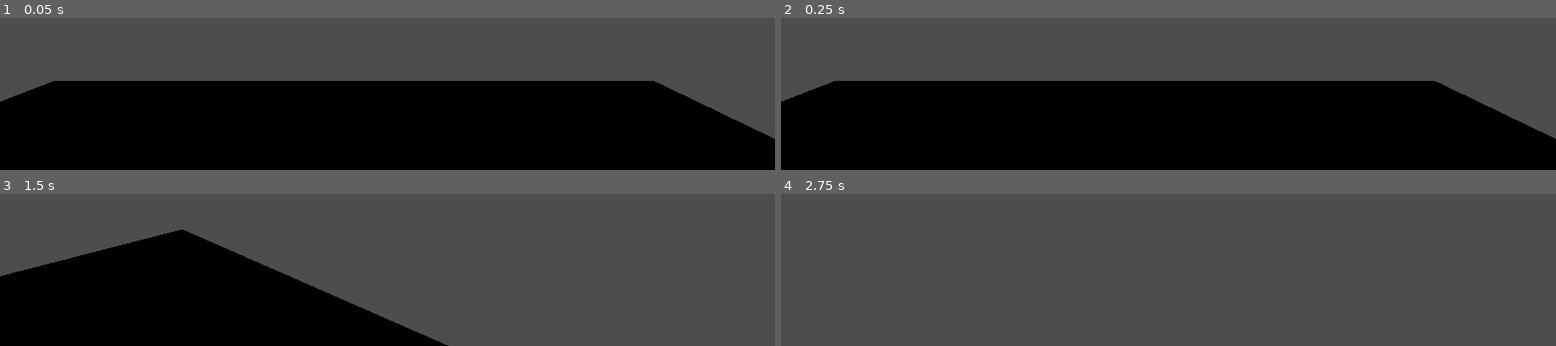
Above: before the commit, frames 1-4 (two rows, left to right).
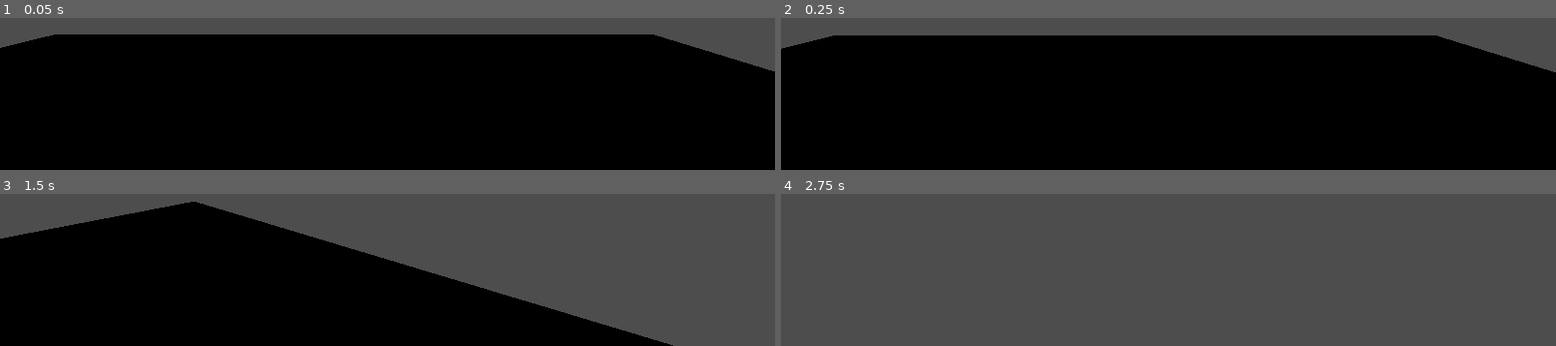
Above: after the commit, the same moments.

Repository: MikalMica/Patrem-Omnipotentem
Game: Godot game, scene res://Scenes/Scenarios/main_scene.tscn
Two runs of this game, one before a commit and one after it. Both use one fixed random seed, a clock stepped at 60 frames per second and the inputs below. Before the commit the project has no main scene; this scene is started directly in both runs.
Inputs (mouse positions are in pixels of both pictures, inside the frame that each line leads up to):
- Up to frame 1 (0.05 s): no input
- Up to frame 2 (0.25 s): no input
- Up to frame 3 (1.5 s): move the mouse to (outside the picture) at 0.52 s; hold W (Forward) from 0.53 s (still down); move the mouse to (outside the picture) at 1.27 s
- Up to frame 4 (2.75 s): keep holding W (Forward); move the mouse to (outside the picture) at 2.02 s

The runs differ from the first frame. In frame 1, 32% of the frame differs, in the area x 0-100%, y 10-80%; in frame 2, 31%; in frame 3, 23%; in frame 4, nothing differs.

Commit message:
character movement

Diff:
--- a/Scenes/Objects/player.tscn
+++ b/Scenes/Objects/player.tscn
@@ -1,11 +1,68 @@
 [gd_scene format=3 uid="uid://be1cu1y3l22ka"]
 
 [ext_resource type="Script" uid="uid://bgmowhbppdrbv" path="res://Scripts/PlayerController.gd" id="1_4qkr3"]
+[ext_resource type="Script" uid="uid://b7pjxwwa45v5v" path="res://Scripts/CameraMovement.gd" id="2_kvv6r"]
 
 [sub_resource type="BoxShape3D" id="BoxShape3D_bhgpk"]
 size = Vector3(1, 2.8476257, 1)
 
 [sub_resource type="BoxMesh" id="BoxMesh_bhgpk"]
+
+[sub_resource type="Animation" id="Animation_4qkr3"]
+resource_name = "Idle"
+length = 2.0
+loop_mode = 1
+tracks/0/type = "value"
+tracks/0/imported = false
+tracks/0/enabled = true
+tracks/0/path = NodePath(".:position")
+tracks/0/interp = 1
+tracks/0/loop_wrap = true
+tracks/0/keys = {
+"times": PackedFloat32Array(0, 1, 2),
+"transitions": PackedFloat32Array(1, 1, 1),
+"update": 0,
+"values": [Vector3(0, 1, 0.45482665), Vector3(0, 1.0984251, 0.45482665), Vector3(0, 1, 0.45482665)]
+}
+
+[sub_resource type="Animation" id="Animation_kvv6r"]
+length = 0.001
+tracks/0/type = "value"
+tracks/0/imported = false
+tracks/0/enabled = true
+tracks/0/path = NodePath(".:position")
+tracks/0/interp = 1
+tracks/0/loop_wrap = true
+tracks/0/keys = {
+"times": PackedFloat32Array(0),
+"transitions": PackedFloat32Array(1),
+"update": 0,
+"values": [Vector3(0, 1, 0.45482665)]
+}
+
+[sub_resource type="Animation" id="Animation_picsy"]
+resource_name = "Walk"
+length = 0.4
+loop_mode = 1
+tracks/0/type = "value"
+tracks/0/imported = false
+tracks/0/enabled = true
+tracks/0/path = NodePath(".:position")
+tracks/0/interp = 1
+tracks/0/loop_wrap = true
+tracks/0/keys = {
+"times": PackedFloat32Array(0, 0.19999999, 0.39999998),
+"transitions": PackedFloat32Array(1, 1, 1),
+"update": 0,
+"values": [Vector3(0, 1, 0.45482665), Vector3(0, 1.213, 0.455), Vector3(0, 1, 0.45482665)]
+}
+
+[sub_resource type="AnimationLibrary" id="AnimationLibrary_picsy"]
+_data = {
+&"Idle": SubResource("Animation_4qkr3"),
+&"RESET": SubResource("Animation_kvv6r"),
+&"Walk": SubResource("Animation_picsy")
+}
 
 [node name="Player" type="CharacterBody3D" unique_id=2044129607]
 script = ExtResource("1_4qkr3")
@@ -20,3 +77,10 @@
 
 [node name="Camera3D" type="Camera3D" parent="." unique_id=241818227]
 transform = Transform3D(-0.99999785, 0, 0.0020770137, 0, 1, 0, -0.0020770137, 0, -0.99999785, 0, 1, 0.45482665)
+script = ExtResource("2_kvv6r")
+
+[node name="AnimationPlayer" type="AnimationPlayer" parent="Camera3D" unique_id=894663026]
+libraries/ = SubResource("AnimationLibrary_picsy")
+
+[connection signal="startMoving" from="." to="Camera3D" method="_startMoving"]
+[connection signal="stopMoving" from="." to="Camera3D" method="_stopMoving"]
--- /dev/null
+++ b/Scripts/CameraMovement.gd
@@ -0,0 +1,12 @@
+extends Camera3D
+@onready var animPlayer: AnimationPlayer = $AnimationPlayer
+
+# Called when the node enters the scene tree for the first time.
+func _ready() -> void:
+	_stopMoving()
+
+func _startMoving():
+	animPlayer.play("Walk")
+
+func _stopMoving():
+	animPlayer.play("Idle")
--- a/Scripts/PlayerController.gd
+++ b/Scripts/PlayerController.gd
@@ -1,7 +1,9 @@
 extends CharacterBody3D
 
+signal startMoving
+signal stopMoving
 
-@export var speed = 5.0
+@export var speed = 50.0
 @export var sensibility = 0.01
 
 func _ready() -> void:
@@ -13,15 +15,20 @@
 		ev = event
 
 		rotate_y(-ev.relative.x * sensibility)
-	else:
-		# Ver como implementar gravedad
-		var dir: Vector3
-		dir.z = Input.get_axis("Backward", "Forward")
-		dir.x = Input.get_axis("Right", "Left")
-
-		dir = dir.normalized()
-		dir = dir.rotated(Vector3.UP, rotation.y)
-		velocity = dir * speed
+	elif event.is_action_pressed("Moving"):
+		startMoving.emit()
+	elif event.is_action_released("Moving"):
+		stopMoving.emit()
 
 func _physics_process(delta: float) -> void:
+	var dir: Vector3
+	dir.z = Input.get_axis("Backward", "Forward")
+	dir.x = Input.get_axis("Right", "Left")
+	dir.y = 0
+	dir += get_gravity()
+
+	dir = dir.normalized()
+	dir = dir.rotated(Vector3.UP, rotation.y)
+	velocity = dir * speed
+
 	move_and_slide()
--- a/project.godot
+++ b/project.godot
@@ -15,6 +15,7 @@
 [application]
 
 config/name="Patrem Omnipoténtem"
+run/main_scene="uid://fhuk0vhv67eb"
 config/features=PackedStringArray("4.6", "Forward Plus")
 config/icon="res://Assets/Placeholders/icon.svg"
 
@@ -40,3 +41,11 @@
 "events": [Object(InputEventKey,"resource_local_to_scene":false,"resource_name":"","device":-1,"window_id":0,"alt_press …(191 unchanged characters)…
 ]
 }
+Moving={
+"deadzone": 0.2,
+"events": [Object(InputEventKey,"resource_local_to_scene":false,"resource_name":"","device":-1,"window_id":0,"alt_pressed":false,"shift_pressed":false,"ctrl_pressed":false,"meta_pressed":false,"pressed":false,"keycode":0,"physical_keycode":65,"key_label":0,"unicode":97,"location":0,"echo":false,"script":null)
+, Object(InputEventKey,"resource_local_to_scene":false,"resource_name":"","device":-1,"window_id":0,"alt_pressed":false,"shift_pressed":false,"ctrl_pressed":false,"meta_pressed":false,"pressed":false,"keycode":0,"physical_keycode":68,"key_label":0,"unicode":100,"location":0,"echo":false,"script":null)
+, Object(InputEventKey,"resource_local_to_scene":false,"resource_name":"","device":-1,"window_id":0,"alt_pressed":false,"shift_pressed":false,"ctrl_pressed":false,"meta_pressed":false,"pressed":false,"keycode":0,"physical_keycode":83,"key_label":0,"unicode":115,"location":0,"echo":false,"script":null)
+, Object(InputEventKey,"resource_local_to_scene":false,"resource_name":"","device":-1,"window_id":0,"alt_pressed":false,"shift_pressed":false,"ctrl_pressed":false,"meta_pressed":false,"pressed":false,"keycode":0,"physical_keycode":87,"key_label":0,"unicode":119,"location":0,"echo":false,"script":null)
+]
+}
Not shown, added: Scripts/CameraMovement.gd.uid
